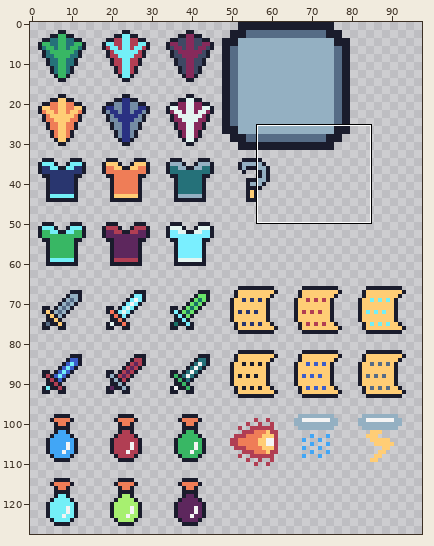
Sprite sheet: MerchantsQuest/Assets/Sprites/Items/items.png. The picture above shows the old version from afar; the outline marks the close-up.
Close-up. First the earlier version:
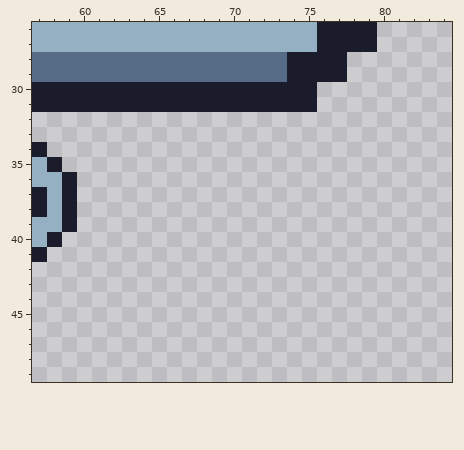
The file is 128x128 pixels. Shown: x 57..84, y 26..49. The wide view leaves out empty margins.
The result:
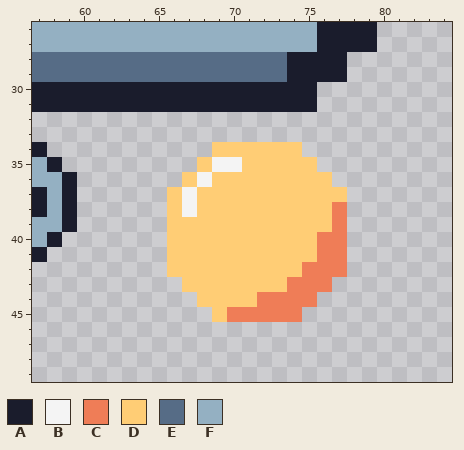
Palette (. is transparent): A #1a1c2c  B #f4f4f4  C #ef7d57  D #ffcd75  E #566c86  F #94b0c2
Difference:
y 34: x 69..74 ...... -> DDDDDD
y 35: x 68..75 ........ -> DBBDDDDD
y 36: x 67..76 .......... -> DBDDDDDDDD
y 37: x 66..77 ............ -> DBDDDDDDDDDD
y 38: x 66..77 ............ -> DBDDDDDDDDDC
y 39: x 66..77 ............ -> DDDDDDDDDDDC
y 40..41: x 66..77 ............ -> DDDDDDDDDDCC
y 42: x 66..77 ............ -> DDDDDDDDDCCC
y 43: x 67..76 .......... -> DDDDDDDCCC
y 44: x 68..75 ........ -> DDDDCCCC
y 45: x 69..74 ...... -> DCCCCC
